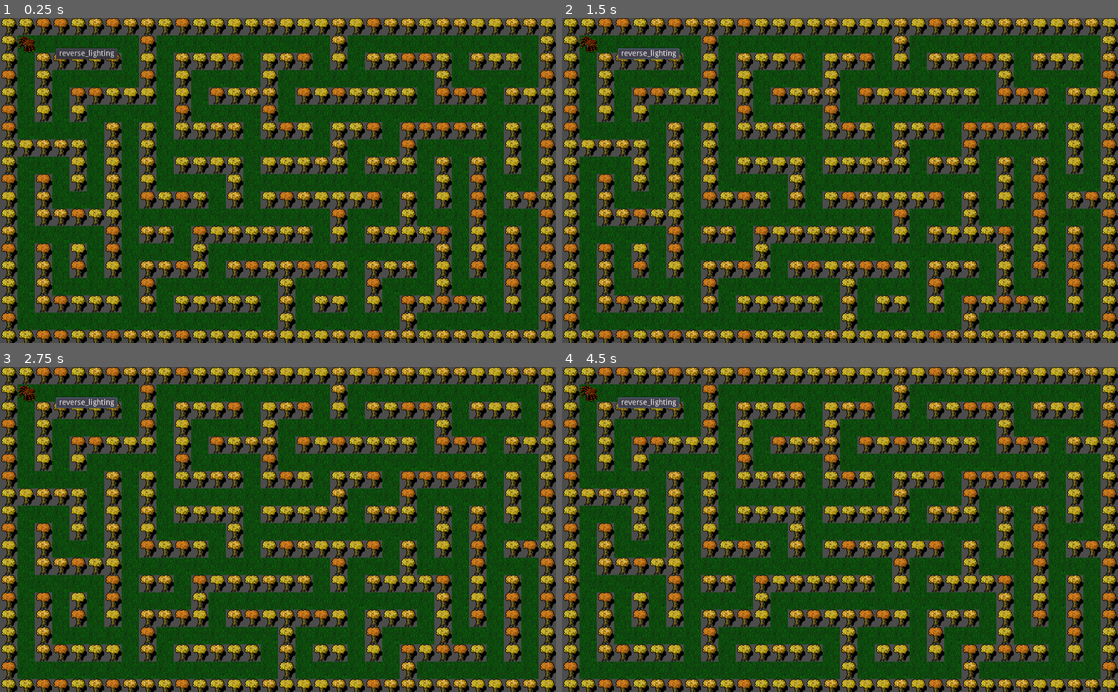
Above: before the commit, frames 1-4 (two rows, left to right).
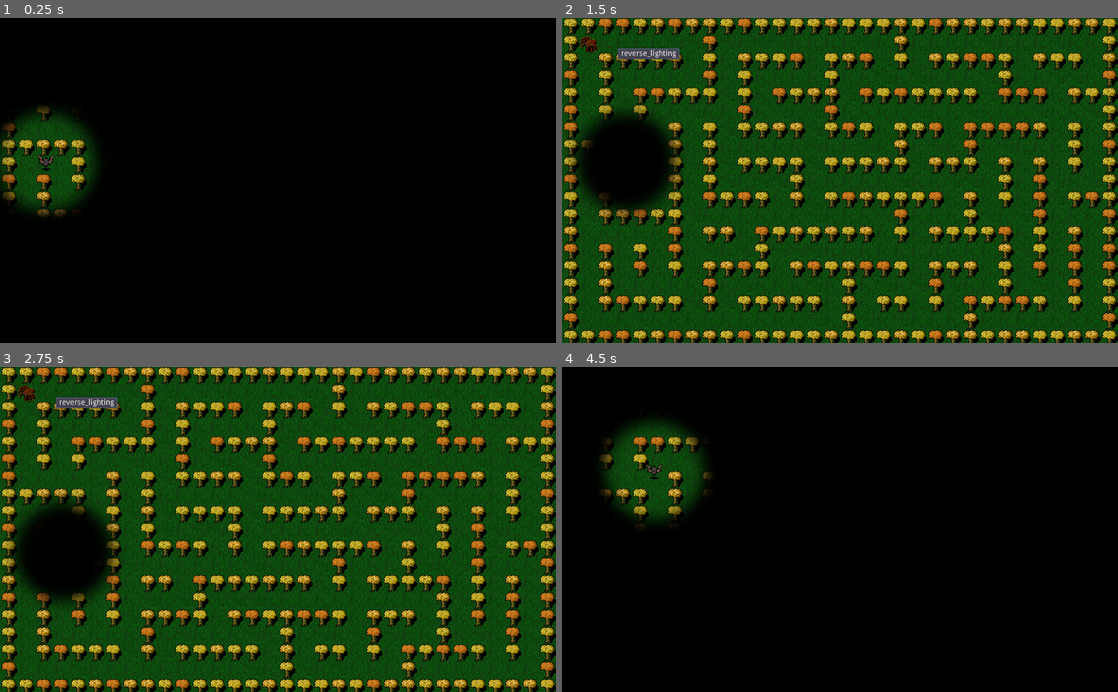
Above: after the commit, the same moments.

Repository: paavonelimarkka/whackman
Game: Godot game, scene res://Map.tscn
Two runs of this game, one before a commit and one after it. Both use one fixed random seed, a clock stepped at 60 frames per second and the inputs below. This scene is started directly instead of the project's main scene.
Inputs:
- Up to frame 1 (0.25 s): no input
- Up to frame 2 (1.5 s): click "reverse_lighting" at 0.5 s; tap Enter at 1.25 s; hold D (right) from 1.28 s (still down); tap Space (camera_swap) at 1.35 s
- Up to frame 3 (2.75 s): tap Space (camera_swap) at 2, 2.1 s; release D (right) at 2.03 s; hold S (down) from 2.03 s (still down)
- Up to frame 4 (4.5 s): tap Enter at 2.75 s; release S (down) at 2.78 s; hold D (right) 2.78-3.53 s; tap Space (camera_swap) at 2.85, 3.5, 3.6, 4.35 s; hold W (up) 3.53-4.28 s; hold A (left) from 4.28 s (still down)

The runs differ from the first frame. In frame 1, 90% of the frame differs, in the area x 0-100%, y 0-100%; in frame 2, 26%; in frame 3, 26%; in frame 4, 90%.

Commit message:
Modify path tileset paths

Diff:
--- a/Map.tscn
+++ b/Map.tscn
@@ -10,21 +10,21 @@
 [ext_resource path="res://tiles/floors/grass_2.png" type="Texture" id=8]
 [ext_resource path="res://tiles/floors/grass_flowers_red_2.png" type="Texture" id=9]
 
-[sub_resource type="NavigationPolygon" id=10]
-vertices = PoolVector2Array( 32, 32, 0, 32, 0, 0, 32, 0 )
-polygons = [ PoolIntArray( 0, 1, 2, 3 ) ]
+[sub_resource type="NavigationPolygon" id=6]
+vertices = PoolVector2Array( 0, 14, 14, 14, 14, 0, 18, 0, 18, 14, 32, 14, 32, 18, 18, 18, 18, 32, 14, 32, 14, 18, 0, 18 )
+polygons = [ PoolIntArray( 0, 1, 2, 3, 4, 5, 6, 7, 8, 9, 10, 11 ) ]
 
-[sub_resource type="NavigationPolygon" id=11]
-vertices = PoolVector2Array( 32, 32, 0, 32, 0, 0, 32, 0 )
-polygons = [ PoolIntArray( 0, 1, 2, 3 ) ]
+[sub_resource type="NavigationPolygon" id=7]
+vertices = PoolVector2Array( 0, 14, 14, 14, 14, 0, 18, 0, 18, 14, 32, 14, 32, 18, 18, 18, 18, 32, 14, 32, 14, 18, 0, 18 )
+polygons = [ PoolIntArray( 0, 1, 2, 3, 4, 5, 6, 7, 8, 9, 10, 11 ) ]
 
-[sub_resource type="NavigationPolygon" id=12]
-vertices = PoolVector2Array( 32, 32, 0, 32, 0, 0, 32, 0 )
-polygons = [ PoolIntArray( 0, 1, 2, 3 ) ]
+[sub_resource type="NavigationPolygon" id=8]
+vertices = PoolVector2Array( 0, 14, 14, 14, 14, 0, 18, 0, 18, 14, 32, 14, 32, 18, 18, 18, 18, 32, 14, 32, 14, 18, 0, 18 )
+polygons = [ PoolIntArray( 0, 1, 2, 3, 4, 5, 6, 7, 8, 9, 10, 11 ) ]
 
-[sub_resource type="NavigationPolygon" id=13]
-vertices = PoolVector2Array( 32, 32, 0, 32, 0, 0, 32, 0 )
-polygons = [ PoolIntArray( 0, 1, 2, 3 ) ]
+[sub_resource type="NavigationPolygon" id=9]
+vertices = PoolVector2Array( 0, 14, 14, 14, 14, 0, 18, 0, 18, 14, 32, 14, 32, 18, 18, 18, 18, 32, 14, 32, 14, 18, 0, 18 )
+polygons = [ PoolIntArray( 0, 1, 2, 3, 4, 5, 6, 7, 8, 9, 10, 11 ) ]
 
 [sub_resource type="TileSet" id=5]
 0/name = "grass_1.png 0"
@@ -35,7 +35,7 @@
 0/tile_mode = 0
 0/occluder_offset = Vector2( 0, 0 )
 0/navigation_offset = Vector2( 0, 0 )
-0/navigation = SubResource( 10 )
+0/navigation = SubResource( 6 )
 0/shape_offset = Vector2( 0, 0 )
 0/shape_transform = Transform2D( 1, 0, 0, 1, 0, 0 )
 0/shape_one_way = false
@@ -50,7 +50,7 @@
 1/tile_mode = 0
 1/occluder_offset = Vector2( 0, 0 )
 1/navigation_offset = Vector2( 0, 0 )
-1/navigation = SubResource( 11 )
+1/navigation = SubResource( 7 )
 1/shape_offset = Vector2( 0, 0 )
 1/shape_transform = Transform2D( 1, 0, 0, 1, 0, 0 )
 1/shape_one_way = false
@@ -65,7 +65,7 @@
 2/tile_mode = 0
 2/occluder_offset = Vector2( 0, 0 )
 2/navigation_offset = Vector2( 0, 0 )
-2/navigation = SubResource( 12 )
+2/navigation = SubResource( 8 )
 2/shape_offset = Vector2( 0, 0 )
 2/shape_transform = Transform2D( 1, 0, 0, 1, 0, 0 )
 2/shape_one_way = false
@@ -80,7 +80,7 @@
 3/tile_mode = 0
 3/occluder_offset = Vector2( 0, 0 )
 3/navigation_offset = Vector2( 0, 0 )
-3/navigation = SubResource( 13 )
+3/navigation = SubResource( 9 )
 3/shape_offset = Vector2( 0, 0 )
 3/shape_transform = Transform2D( 1, 0, 0, 1, 0, 0 )
 3/shape_one_way = false
@@ -92,7 +92,6 @@
 script = ExtResource( 5 )
 
 [node name="TileMap - Floor" type="TileMap" parent="."]
-visible = false
 tile_set = ExtResource( 1 )
 cell_size = Vector2( 32, 32 )
 format = 1
@@ -108,7 +107,6 @@
 tile_data = PoolIntArray( -589824, 3, 0, -589822, 3, 0, -589820, 6, 0, -589818, 5, 0, -589816, 4, 0, -589811, 6, 0, -58 …(14820 unchanged characters)…
 
 [node name="Player" parent="." instance=ExtResource( 3 )]
-visible = false
 position = Vector2( 85, 266 )
 collision_layer = 14
 collision_mask = 14
